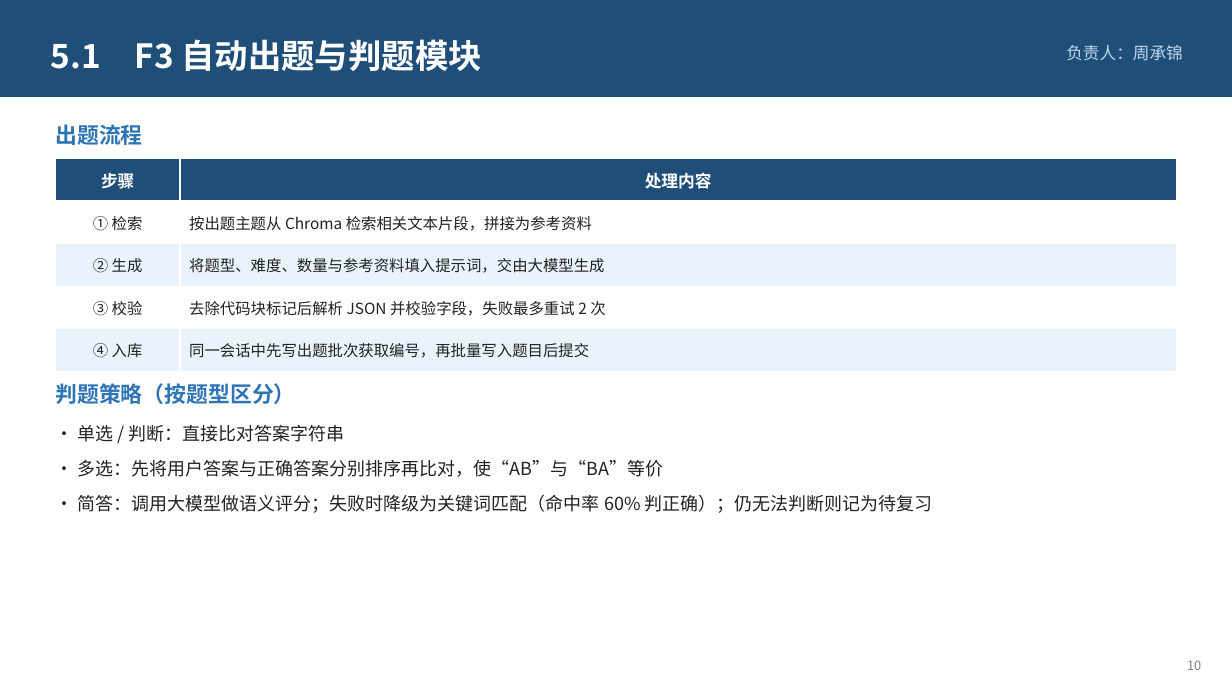
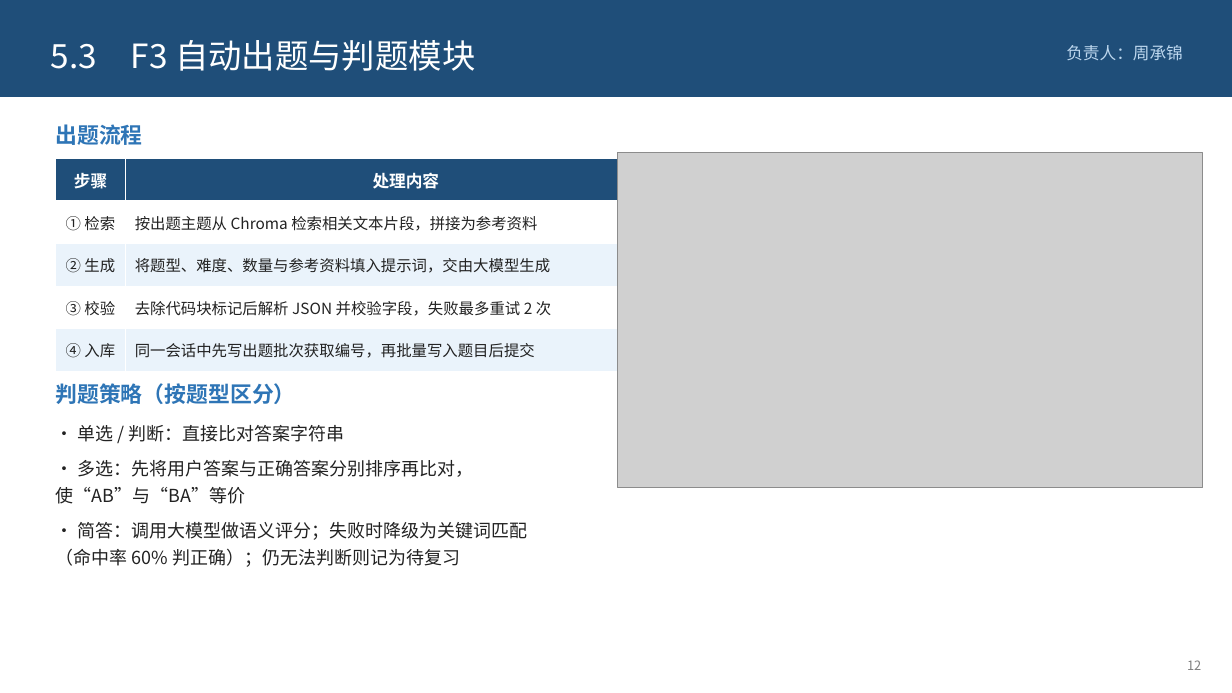
Before and after one commit to xingkongzcj/langchain_agent, a slide deck: slide 12 of defense/智学助手-课程设计答辩.pptx (slide 10 before the commit). Drawn at 1232x693 pixels with LibreOffice and Linux fonts; fonts in the diff are those of the drawing; grey boxes stand for pictures. Boxes give left, top, right and bottom in pixels: in the first picture for what was removed or moved away, otherwise in the second. Text is boxed around its words. In the diff, an @@ line names an element or a change of style, - is before the commit and + after.

```diff
--- a/defense/智学助手-课程设计答辩.pptx
+++ b/defense/智学助手-课程设计答辩.pptx
@@ text at bbox=[51, 40, 475, 71]: text changed; bold off @@
-5.1 F3 自动出题与判题模块
+5.3 F3 自动出题与判题模块
@@ table: place and size @@
-table at bbox=[55, 159, 1177, 372]
+table at bbox=[55, 159, 687, 372]
@@ picture added at bbox=[617, 152, 1202, 488] @@
@@ text "• 单选 / 判断：直接比对答案字符串" rewrapped from bbox=[77, 425, 933, 513] to bbox=[55, 425, 527, 567] @@
@@ text at bbox=[1187, 660, 1201, 670]: text changed @@
-10
+12
```
Also in this commit, not shown: 5 other slides changed, 3 slides added, 1 slide removed.
